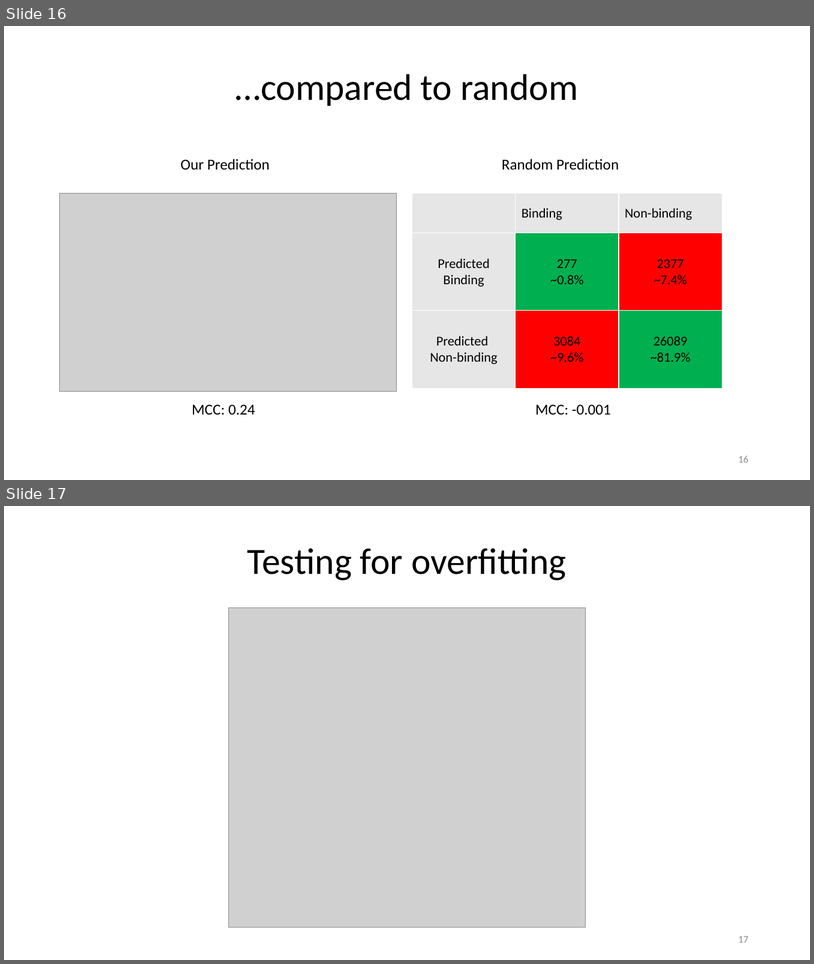
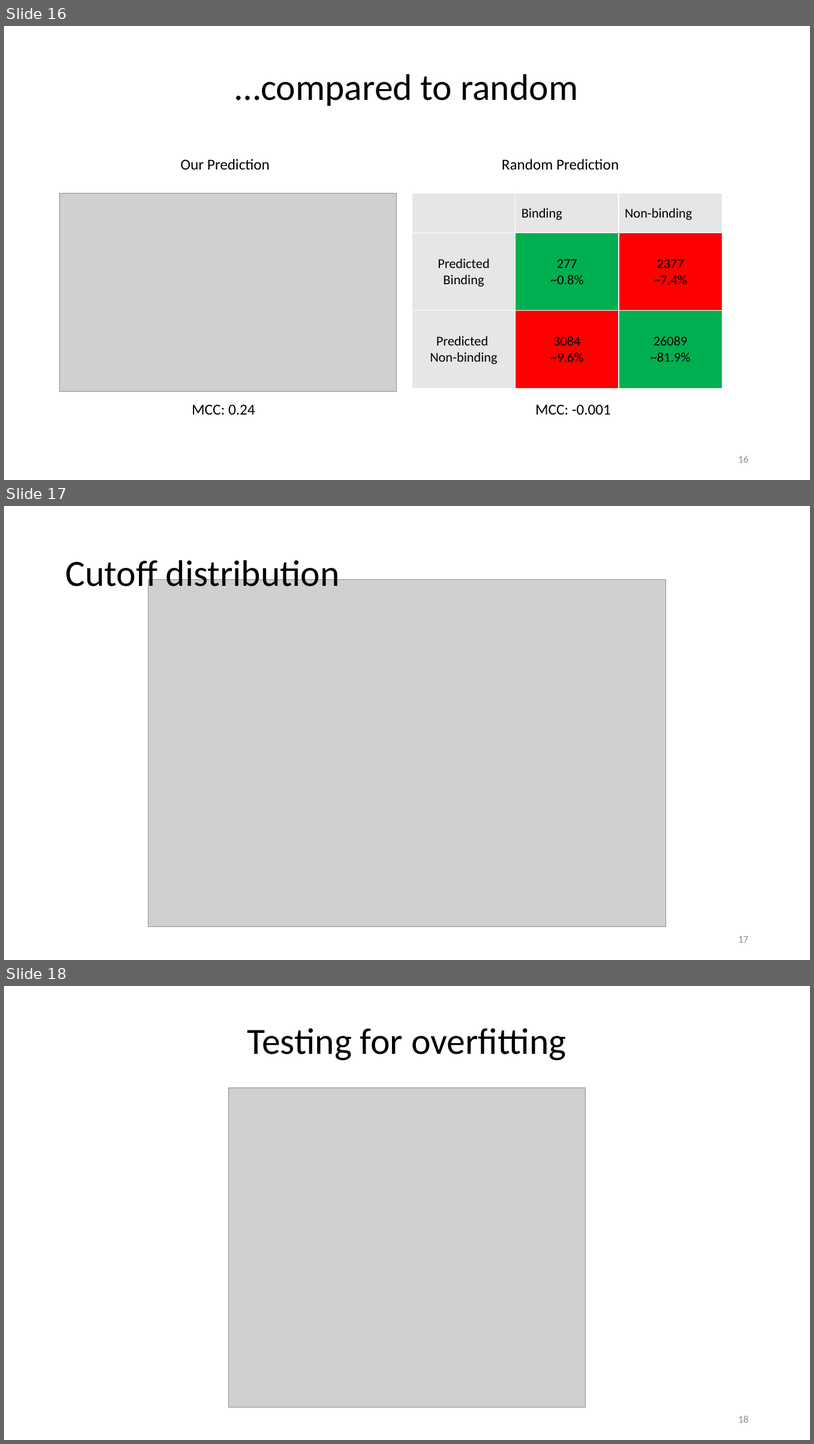
Before and after one commit to paulhager/ProteinPrediction1, a slide deck: BLOSUMscoresComparedToSingleSNAPscores.pptx. Shown one above the other, each under a label of ours: slides 16 and 17 before the commit, slides 16, 17 and 18 after it. The pictures are 814x964 and 814x1444 pixels, drawn with LibreOffice and Linux fonts; fonts in the diff are those of the drawing; grey boxes stand for pictures; background and template pictures are left out. Boxes give left, top, right and bottom in pixels: in the first picture for what was removed or moved away, otherwise in the second. Text is boxed around its words. In the diff, an @@ line names an element or a change of style, - is before the commit and + after.

Commit message:
Cutoff distribution

```diff
--- a/BLOSUMscoresComparedToSingleSNAPscores.pptx
+++ b/BLOSUMscoresComparedToSingleSNAPscores.pptx
@@ slide 17 added at [4,506,810,960], background #FFFFFF @@
@@ title added at [65,555,340,595], 44 pt, text #000000 @@
+Cutoff distribution
@@ picture added at [148,580,666,927] @@
@@ page number added at [738,936,749,942], 12 pt, text #8C8C8C @@
+17
@@ what was slide 17 is now slide 18 @@
@@ page number at [738,1415,749,1422]: text changed @@
-17
+18
```
